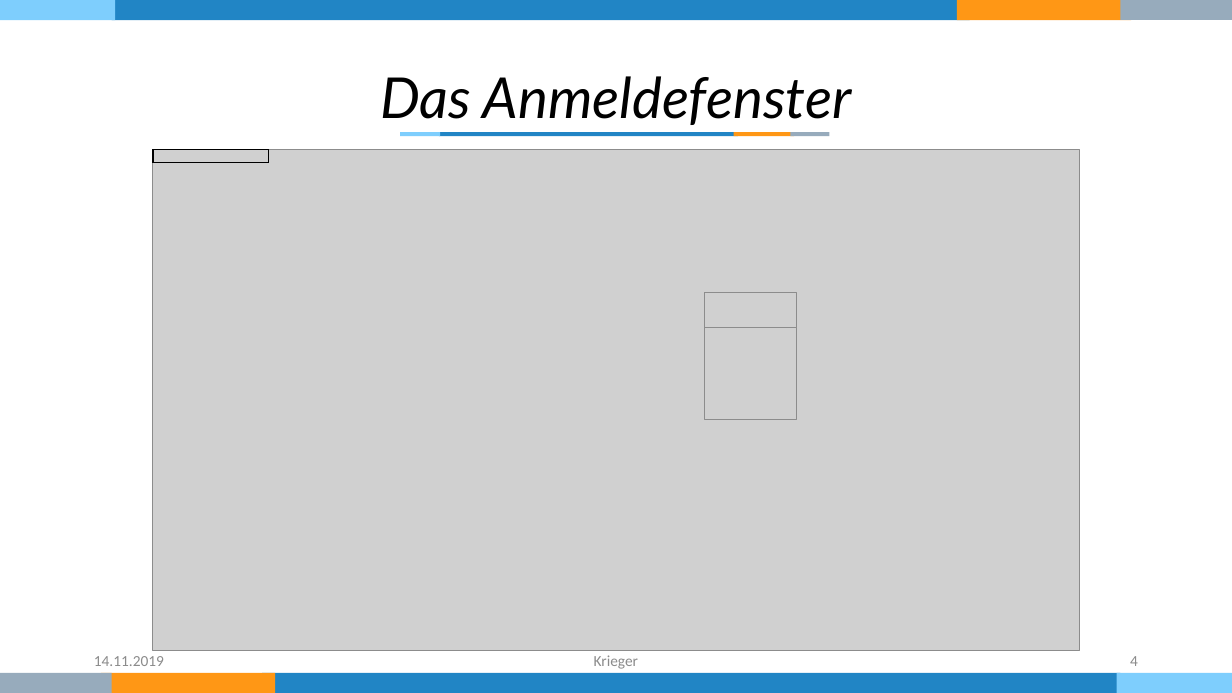
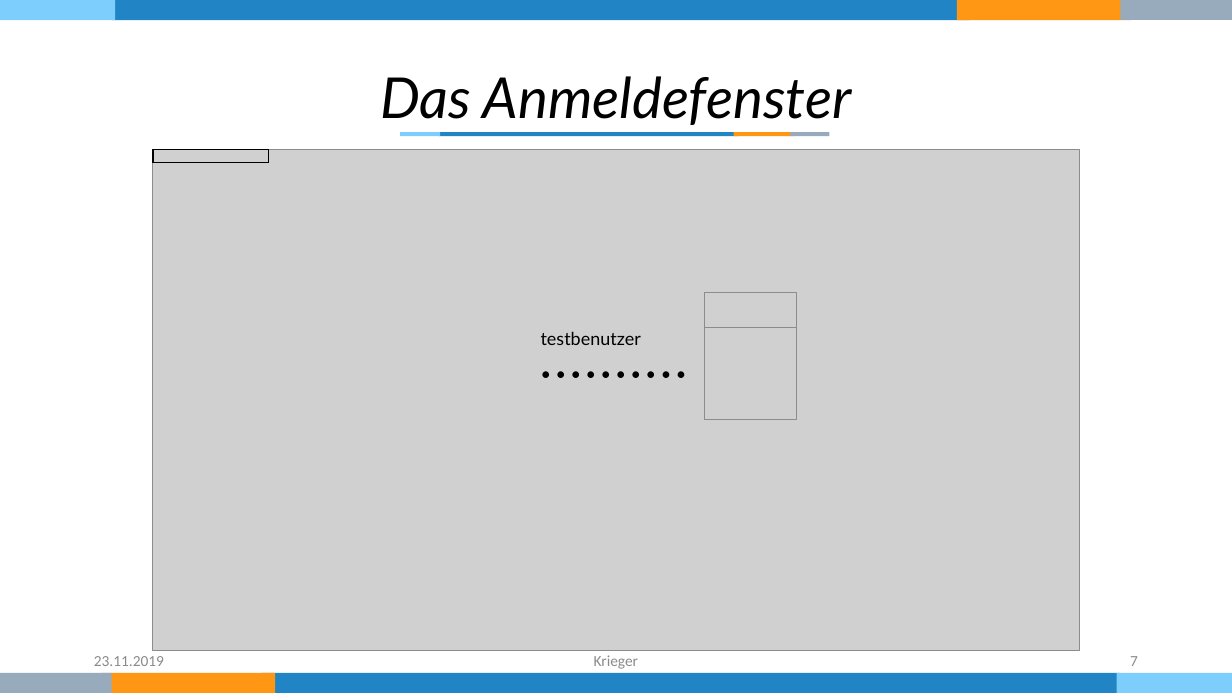
Before and after one commit to KriegersBlog/nordwind-tool, a slide deck: slide 7 of Dokumentation/Präsentation.pptx (slide 4 before the commit). Drawn at 1232x693 pixels with LibreOffice and Linux fonts; fonts in the diff are those of the drawing; grey boxes stand for pictures. Boxes give left, top, right and bottom in pixels: in the first picture for what was removed or moved away, otherwise in the second. Text is boxed around its words. In the diff, an @@ line names an element or a change of style, - is before the commit and + after.

```diff
--- a/Dokumentation/Präsentation.pptx
+++ b/Dokumentation/Präsentation.pptx
@@ text added at (531,359,701,390), 14 pt, text #000000 @@
+• • • • • • • • • •
@@ text added at (541,331,641,345), 14 pt, text #000000 @@
+testbenutzer
@@ text at (94,656,164,666): text changed @@
-14.11.2019
+23.11.2019
@@ page number at (1130,656,1138,666): text changed @@
-4
+7
```
Also in this commit, not shown: 7 other slides changed, 5 slides added, 5 other files.
